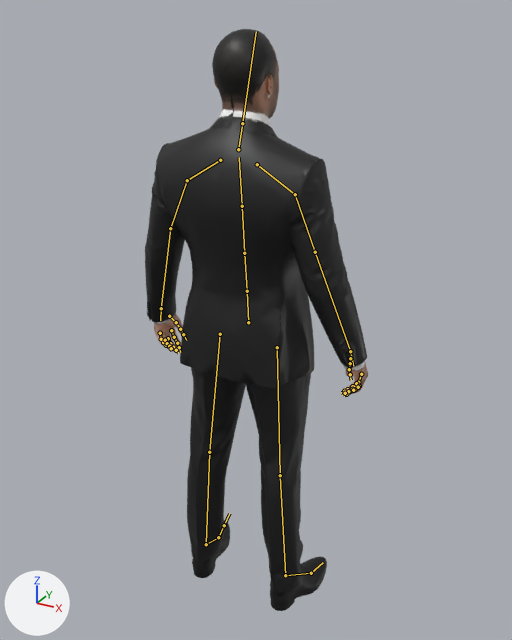
The glTF model Projects/StrongestInHistoryVsToday/res/Models/Characters/Player/sih_player.gltf as it was, and as the next commit left it.
Both versions are drawn from a 50 mm camera at (0.977, -1.734, 1.878) aimed at (-0.024, 0.087, 0.967). Lighting does not change. The marker at lower left points along +X, +Y and +Z. The older version comes first. The bones that change, and the others that lie on the model, are drawn over the model as lines.

Names of what the first picture shows: 'sih_player', 'sih_player_head'.
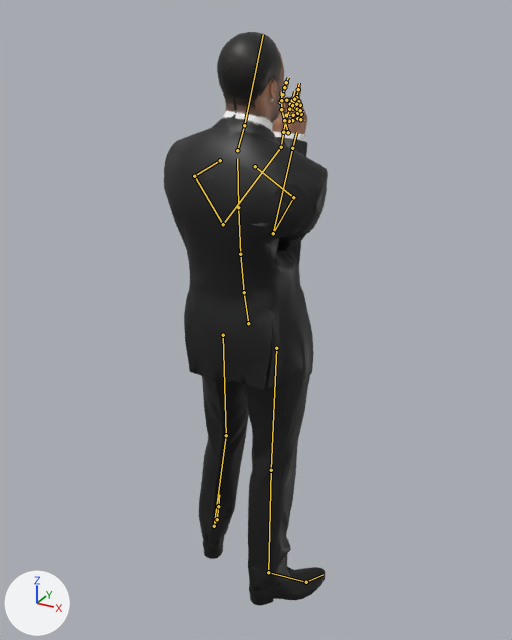
The newer file adds an action. The first version stands in its rest pose; the second is drawn at frame 24 of the action 'Float_Sign'.

Where the change shows, as pixel boxes [x1, y1, x2, y2] in the pictures (512 x 640 px):
'sih_player', posed (26% narrower, 7% taller): before [145, 120, 368, 611]; after [164, 82, 328, 606]
'sih_player_head', posed: before [212, 29, 279, 129]; after [217, 32, 284, 131]
bone 'Hips', root to tip: before (248, 322) to (247, 291); after (248, 323) to (244, 292)
bone 'Spine_Low', root to tip: before (247, 291) to (244, 253); after (244, 292) to (240, 254)
bone 'Spine', root to tip: before (244, 253) to (242, 206); after (240, 254) to (238, 207)
bone 'Chest', root to tip: before (242, 206) to (239, 157); after (238, 207) to (237, 158)
bone 'Neck', root to tip: before (238, 149) to (242, 123); after (237, 150) to (244, 125)
bone 'Head', root to tip: before (242, 123) to (256, 31); after (244, 125) to (263, 34)
bone 'Shoulder_L', root to tip: before (220, 160) to (187, 180); after (220, 160) to (194, 176)
bone 'UpperArm_L', root to tip: before (187, 180) to (170, 228); after (194, 176) to (223, 224)
bone 'LowerArm_L', root to tip: before (170, 228) to (161, 308); after (223, 224) to (281, 147)
bone 'Hand_L', root to tip: before (161, 308) to (160, 320); after (281, 147) to (283, 131)
bone 'Finger_Index_1_L', root to tip: before (171, 330) to (174, 337); after (280, 102) to (282, 94)
bone 'Finger_Little_1_L', root to tip: before (160, 333) to (161, 339); after (286, 115) to (293, 115)
bone 'Finger_Little_2_L', root to tip: before (161, 339) to (163, 342); after (293, 115) to (292, 120)
bone 'Finger_Little_3_L', root to tip: before (163, 342) to (166, 345); after (292, 120) to (289, 121)
bone 'Finger_Middle_2_L', root to tip: before (170, 343) to (173, 347); after (293, 98) to (294, 104)
bone 'Finger_Middle_3_L', root to tip: before (173, 347) to (176, 350); after (294, 104) to (290, 107)
bone 'Finger_Ring_2_L', root to tip: before (167, 343) to (169, 346); after (295, 103) to (294, 108)
bone 'Finger_Ring_3_L', root to tip: before (169, 346) to (171, 348); after (294, 108) to (292, 109)
bone 'Shoulder_R', root to tip: before (257, 164) to (295, 194); after (255, 166) to (293, 197)
bone 'UpperArm_R', root to tip: before (295, 194) to (315, 252); after (293, 197) to (273, 233)
bone 'LowerArm_R', root to tip: before (315, 252) to (350, 351); after (273, 233) to (292, 148)
bone 'Hand_R', root to tip: before (350, 351) to (353, 366); after (292, 148) to (296, 132)
bone 'Finger_Index_1_R', root to tip: before (361, 374) to (358, 382); after (294, 105) to (296, 97)
bone 'Finger_Index_2_R', root to tip: before (358, 382) to (352, 386); after (296, 97) to (298, 89)
bone 'Finger_Little_1_R', root to tip: before (356, 383) to (352, 389); after (301, 114) to (297, 113)
bone 'Finger_Little_2_R', root to tip: before (352, 389) to (347, 389); after (297, 113) to (297, 118)
bone 'Finger_Little_3_R', root to tip: before (347, 389) to (344, 391); after (297, 118) to (300, 119)
bone 'Finger_Middle_2_R', root to tip: before (355, 389) to (349, 391); after (294, 99) to (292, 105)
bone 'Finger_Middle_3_R', root to tip: before (349, 391) to (346, 394); after (292, 105) to (295, 108)
bone 'Finger_Ring_2_R', root to tip: before (353, 390) to (348, 391); after (296, 104) to (297, 109)
bone 'Finger_Ring_3_R', root to tip: before (348, 391) to (345, 393); after (297, 109) to (300, 110)
bone 'Thigh_L', root to tip: before (220, 334) to (209, 452); after (223, 335) to (226, 435)
bone 'Shin_L', root to tip: before (209, 452) to (206, 544); after (226, 435) to (214, 526)
bone 'Thigh_R', root to tip: before (277, 347) to (280, 475); after (276, 348) to (271, 470)
bone 'Shin_R', root to tip: before (280, 475) to (285, 575); after (271, 470) to (268, 572)
bone 'Foot_R', root to tip: before (285, 575) to (311, 573); after (268, 572) to (306, 582)
bone 'Toe_R', root to tip: before (311, 573) to (323, 562); after (306, 582) to (323, 574)

What the commit changed:
Bone 'Hips' (bone_hips) moves from (0.0, 0.0, 0.0) to (0.0, -0.003, 0.0).
Bone 'Hips' (bone_hips) turns from (0, 0, 0) to (-3, -6, -4) degrees about its own x, y and z.
Bone 'Spine_Low' (bone_spine_low) turns from (0, 0, 0) to (3, 1, 2) degrees about its own x, y and z.
Bone 'Spine' (bone_spine) turns from (0, 0, 0) to (1, 0, 2) degrees about its own x, y and z.
Bone 'Chest' (bone_chest) turns from (0, 0, 0) to (1, 0, 2) degrees about its own x, y and z.
Bone 'Neck' (bone_neck) turns from (0, 0, 0) to (6, 0, 1) degrees about its own x, y and z.
Bone 'Head' (bone_head) turns from (0, 0, 0) to (-8, 1, -1) degrees about its own x, y and z.
Bone 'Shoulder_L' (bone_shoulder_l) turns from (0, 0, 0) to (1, 10, 15) degrees about its own x, y and z.
Bone 'UpperArm_L' (bone_upperarm_l) turns from (0, 0, 0) to (47, 2, 37) degrees about its own x, y and z.
Bone 'LowerArm_L' (bone_lowerarm_l) turns from (0, 0, 0) to (-16, 17, 94) degrees about its own x, y and z.
Bone 'Hand_L' (bone_hand_l) turns from (0, 0, 0) to (-3, 29, 31) degrees about its own x, y and z.
Bone 'Finger_Index_1_L' (bone_finger_index_1_l) turns from (0, 0, 0) to (-39, -9, 17) degrees about its own x, y and z.
Bone 'Finger_Little_1_L' (bone_finger_little_1_l) turns from (0, 0, 0) to (33, 25, -10) degrees about its own x, y and z.
Bone 'Finger_Little_2_L' (bone_finger_little_2_l) turns from (0, 0, 0) to (43, 28, -32) degrees about its own x, y and z.
Bone 'Finger_Little_3_L' (bone_finger_little_3_l) turns from (0, 0, 0) to (47, 29, -35) degrees about its own x, y and z.
Bone 'Finger_Middle_2_L' (bone_finger_middle_2_l) turns from (0, 0, 0) to (65, 27, -24) degrees about its own x, y and z.
Bone 'Finger_Middle_3_L' (bone_finger_middle_3_l) turns from (0, 0, 0) to (63, 27, -22) degrees about its own x, y and z.
Bone 'Finger_Ring_2_L' (bone_finger_ring_2_l) turns from (0, 0, 0) to (58, 41, -40) degrees about its own x, y and z.
Bone 'Finger_Ring_3_L' (bone_finger_ring_3_l) turns from (0, 0, 0) to (63, 50, -27) degrees about its own x, y and z.
Bone 'Shoulder_R' (bone_shoulder_r) turns from (0, 0, 0) to (3, -9, -13) degrees about its own x, y and z.
Bone 'UpperArm_R' (bone_upperarm_r) turns from (0, 0, 0) to (44, -9, -49) degrees about its own x, y and z.
Bone 'LowerArm_R' (bone_lowerarm_r) turns from (0, 0, 0) to (-21, -18, -81) degrees about its own x, y and z.
Bone 'Hand_R' (bone_hand_r) turns from (0, 0, 0) to (-7, -26, -29) degrees about its own x, y and z.
Bone 'Finger_Index_1_R' (bone_finger_index_1_r) turns from (0, 0, 0) to (-26, 10, -8) degrees about its own x, y and z.
Bone 'Finger_Index_2_R' (bone_finger_index_2_r) turns from (0, 0, 0) to (-20, 4, -9) degrees about its own x, y and z.
Bone 'Finger_Little_1_R' (bone_finger_little_1_r) turns from (0, 0, 0) to (27, -22, 12) degrees about its own x, y and z.
Bone 'Finger_Little_2_R' (bone_finger_little_2_r) turns from (0, 0, 0) to (39, -22, 33) degrees about its own x, y and z.
Bone 'Finger_Little_3_R' (bone_finger_little_3_r) turns from (0, 0, 0) to (57, -54, 36) degrees about its own x, y and z.
Bone 'Finger_Middle_2_R' (bone_finger_middle_2_r) turns from (0, 0, 0) to (69, -28, 20) degrees about its own x, y and z.
Bone 'Finger_Middle_3_R' (bone_finger_middle_3_r) turns from (0, 0, 0) to (82, -37, 5) degrees about its own x, y and z.
Bone 'Finger_Ring_2_R' (bone_finger_ring_2_r) turns from (0, 0, 0) to (30, -47, 57) degrees about its own x, y and z.
Bone 'Finger_Ring_3_R' (bone_finger_ring_3_r) turns from (0, 0, 0) to (26, -51, 53) degrees about its own x, y and z.
Bone 'Thigh_L' (bone_thigh_l) turns from (0, 0, 0) to (10, -17, 2) degrees about its own x, y and z.
Bone 'Shin_L' (bone_shin_l) turns from (0, 0, 0) to (-16, -1, 5) degrees about its own x, y and z.
Bone 'Thigh_R' (bone_thigh_r) turns from (0, 0, 0) to (-1, 10, 8) degrees about its own x, y and z.
Bone 'Shin_R' (bone_shin_r) turns from (0, 0, 0) to (-6, 9, -4) degrees about its own x, y and z.
Bone 'Foot_R' (bone_foot_r) turns from (0, 0, 0) to (3, 0, -1) degrees about its own x, y and z.
Bone 'Toe_R' (bone_toe_r) turns from (0, 0, 0) to (7, 2, 0) degrees about its own x, y and z.
